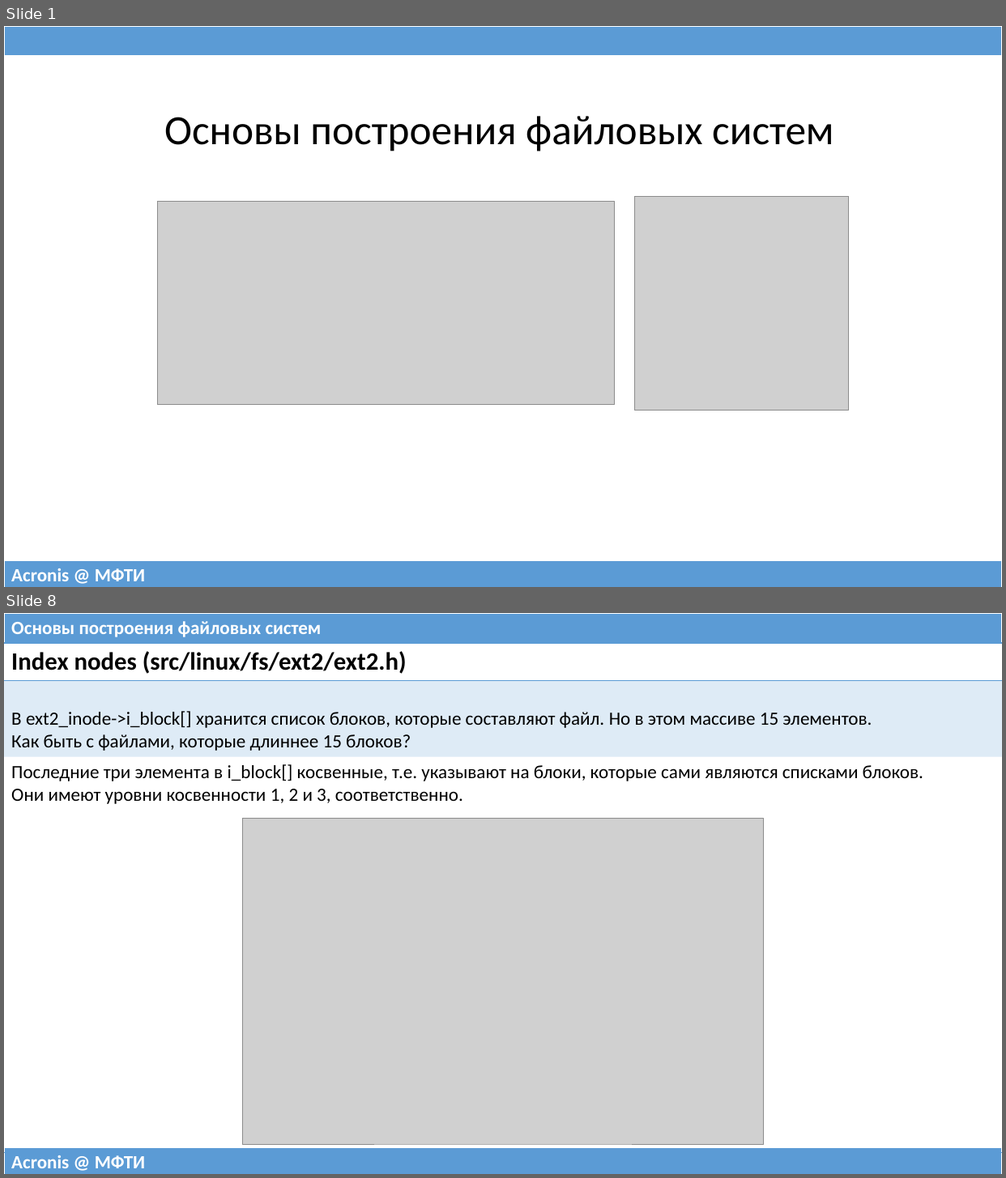
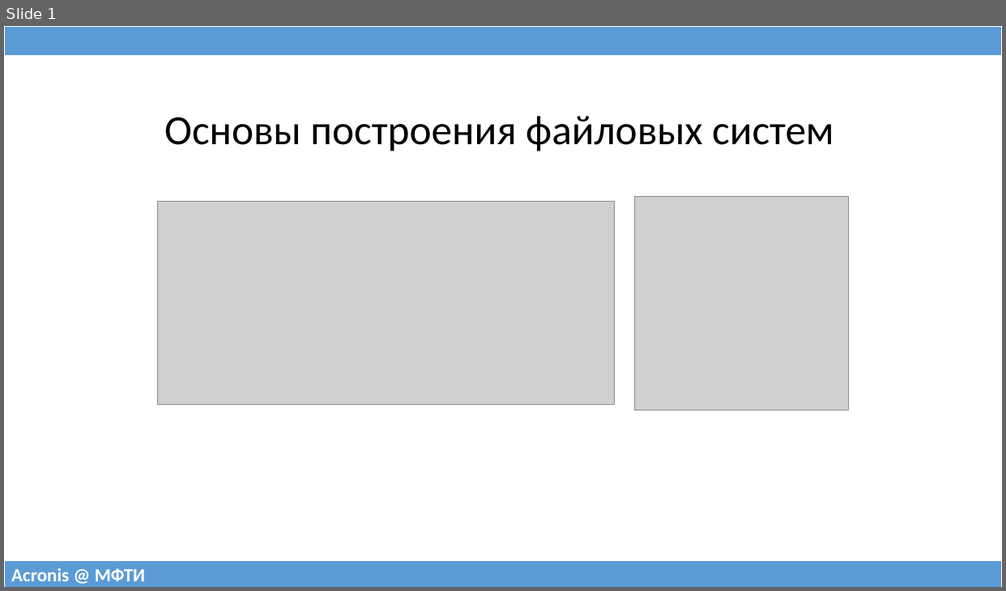
Before and after one commit to 75cc8545e7b021ed280ed0ef99fc7fc4/filesystems-101, a slide deck: talks/src/class04.pptx. Shown one above the other, each under a label of ours: slides 1 and 8 before the commit, slide 1 after it; the slides between them are not shown. The pictures are 1006x1178 and 1006x591 pixels, drawn with LibreOffice and Linux fonts; fonts in the diff are those of the drawing; grey boxes stand for pictures. Boxes give left, top, right and bottom in pixels: in the first picture for what was removed or moved away, otherwise in the second. Text is boxed around its words. In the diff, an @@ line names an element or a change of style, - is before the commit and + after.

```diff
--- a/talks/src/class04.pptx
+++ b/talks/src/class04.pptx
@@ slide 8 removed at (4, 613, 1002, 1174), background #FFFFFF @@
@@ table removed at (4, 613, 1002, 643), 1 rows, 1 columns @@
-Основы построения файловых систем
@@ table removed at (4, 643, 1002, 1144), 3 rows, 1 columns @@
-Index nodes (src/linux/fs/ext2/ext2.h)
-В ext2_inode->i_block[] хранится список блоков, которые составляют файл. Но в этом массиве 15 элементов. / Как быть с файлами, которые длиннее 15 блоков?
-Последние три элемента в i_block[] косвенные, т.е. указывают на блоки, которые сами являются списками блоков. / Они имеют уровни косвенности 1, 2 и 3, соответственно.
@@ picture removed at (243, 818, 763, 1144) @@
@@ table removed at (4, 1148, 1002, 1174), 1 rows, 1 columns @@
-Acronis @ МФТИ
```
Also in this commit, not shown: 2 slides changed, 33 slides added, 26 other slides removed, 2 other files.
